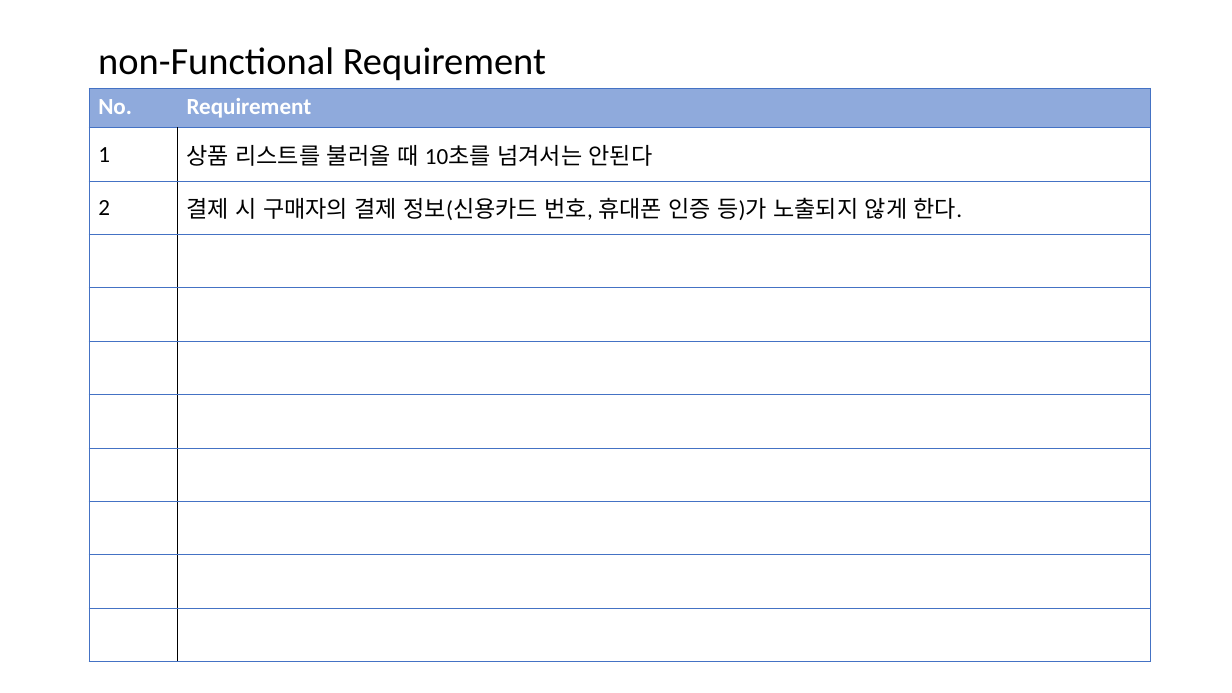
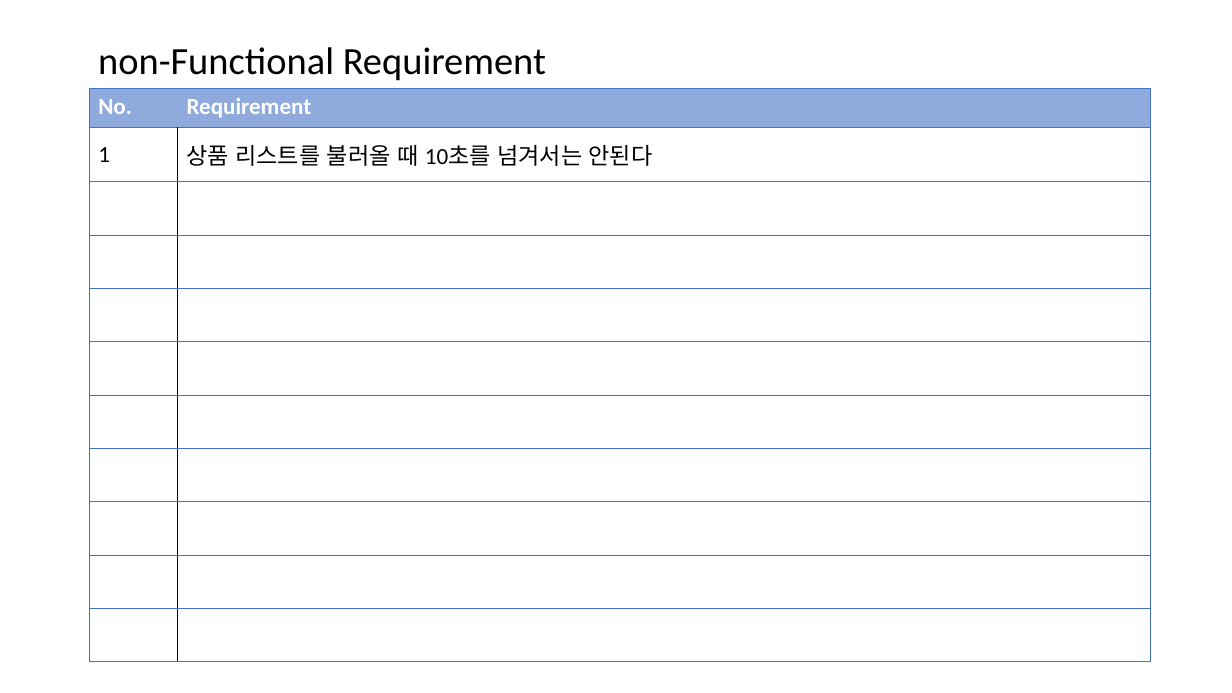
Before and after one commit to bbangnambong/RequirementCapturing, a slide deck: slide 6 of Requirement List.pptx. Drawn at 1232x693 pixels with LibreOffice and Linux fonts; fonts in the diff are those of the drawing. Boxes give left, top, right and bottom in pixels: in the first picture for what was removed or moved away, otherwise in the second. Text is boxed around its words. In the diff, an @@ line names an element or a change of style, - is before the commit and + after.

```diff
--- a/Requirement List.pptx
+++ b/Requirement List.pptx
@@ table at (x1=89, y1=88, x2=1151, y2=662) @@
-row 3: 2 | 결제 시 구매자의 결제 정보(신용카드 번호, 휴대폰 인증 등)가 노출되지 않게 한다.
+row 11:  | 
```
Also in this commit, not shown: 4 other files.
